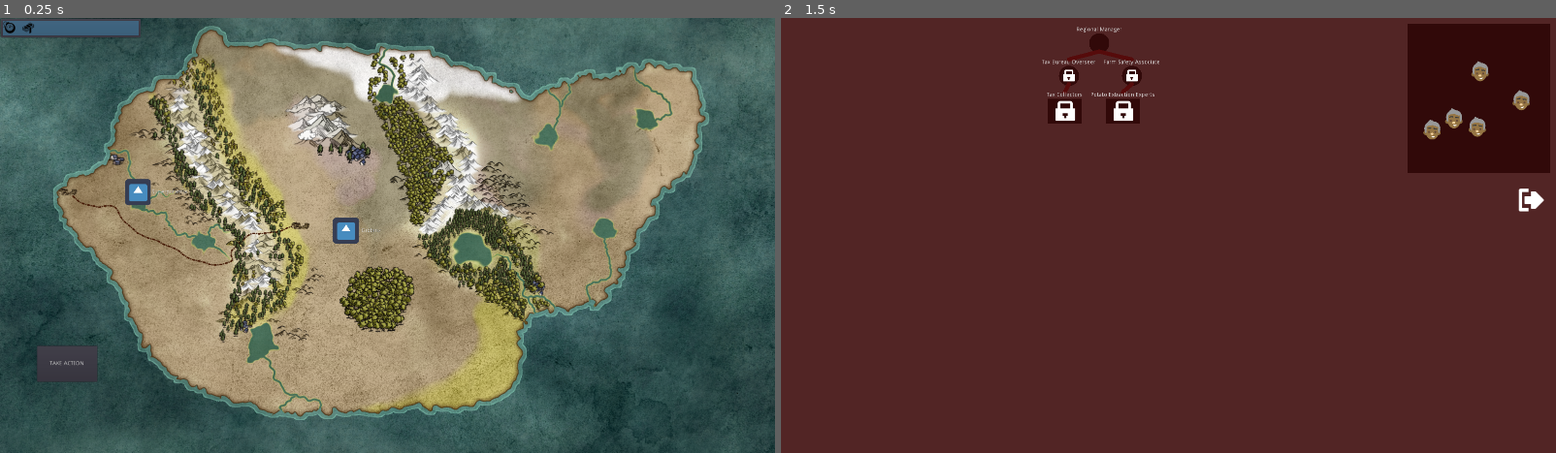
Above: before the commit, frames 1-2 (left to right).
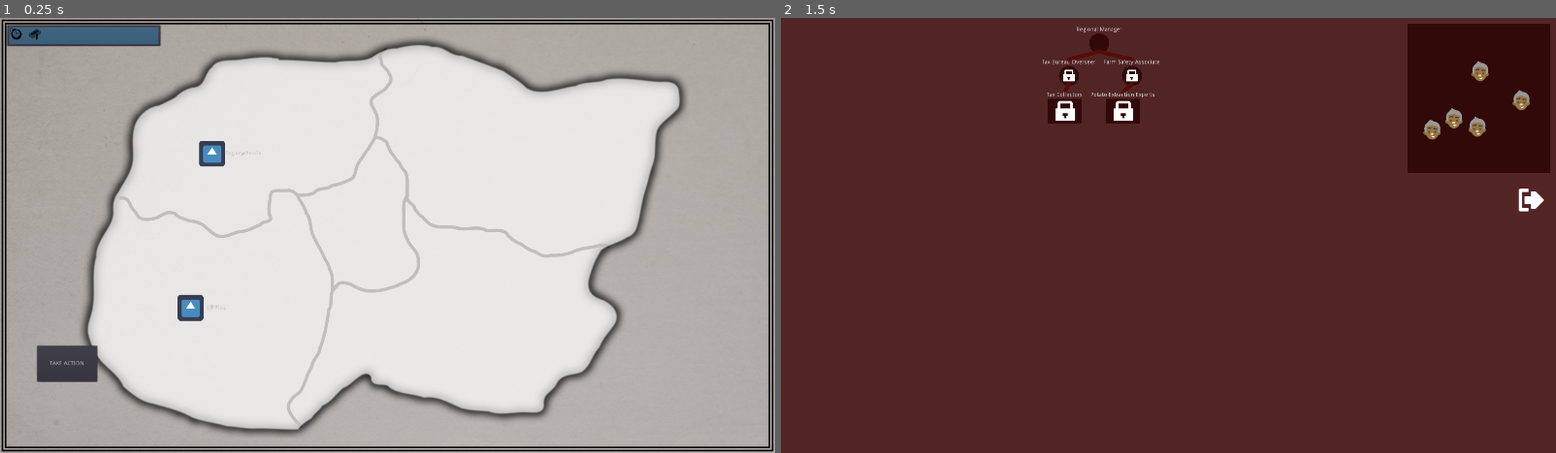
Above: after the commit, the same moments.

Repository: poohshoes/GMTK2020
Game: Godot game, scene res://World.tscn
The game is run twice, just before and just after one commit, with the same random seed, the same clock (stepped at 60 frames per second) and the same inputs. The engine's default icon, where the game draws it, is replaced by a stand-in: a white triangle on a blue panel in a dark square.
Inputs:
- Up to frame 1 (0.25 s): no input
- Up to frame 2 (1.5 s): click "Superpotamia" at 0.5 s; click "Gibbinz" at 1.25 s

The runs differ from the first frame. In frame 1, 97% of the frame differs, in the area x 0-100%, y 0-100%; in frame 2, nothing differs.

Commit message:
Added world map

Diff:
--- a/World.tscn
+++ b/World.tscn
@@ -1,6 +1,6 @@
 [gd_scene load_steps=17 format=2]
 
-[ext_resource path="res://Resources/WorldMap.png" type="Texture" id=1]
+[ext_resource path="res://Resources/WorldMap2.png" type="Texture" id=1]
 [ext_resource path="res://World.gd" type="Script" id=2]
 [ext_resource path="res://EndTurnButton.gd" type="Script" id=3]
 [ext_resource path="res://Scenes/Region.tscn" type="PackedScene" id=4]
@@ -41,41 +41,45 @@
 texture = ExtResource( 1 )
 
 [node name="ResourcesPanel" type="PanelContainer" parent="."]
-margin_right = 350.0
-margin_bottom = 50.0
+margin_left = 16.0
+margin_top = 16.0
+margin_right = 399.569
+margin_bottom = 71.4255
 size_flags_horizontal = 3
 __meta__ = {
+"_edit_group_": true,
 "_edit_use_anchors_": false
 }
 
 [node name="Background" type="ColorRect" parent="ResourcesPanel"]
 margin_left = 7.0
 margin_top = 7.0
-margin_right = 366.0
-margin_bottom = 45.0
+margin_right = 376.569
+margin_bottom = 48.4255
 color = Color( 0.258824, 0.737255, 1, 0.305882 )
 
 [node name="MarginContainer" type="MarginContainer" parent="ResourcesPanel"]
 margin_left = 7.0
 margin_top = 7.0
-margin_right = 366.0
-margin_bottom = 45.0
+margin_right = 376.569
+margin_bottom = 48.4255
 size_flags_horizontal = 3
 
 [node name="HBoxContainer" type="HBoxContainer" parent="ResourcesPanel/MarginContainer"]
-margin_right = 359.0
-margin_bottom = 38.0
+margin_right = 369.0
+margin_bottom = 41.0
 size_flags_horizontal = 3
 
 [node name="TurnIcon" type="TextureRect" parent="ResourcesPanel/MarginContainer/HBoxContainer"]
 margin_right = 32.0
-margin_bottom = 38.0
+margin_bottom = 41.0
 texture = ExtResource( 7 )
 
 [node name="TurnLabel" type="Label" parent="ResourcesPanel/MarginContainer/HBoxContainer"]
 margin_left = 36.0
+margin_top = 1.0
 margin_right = 157.0
-margin_bottom = 38.0
+margin_bottom = 39.0
 custom_fonts/font = SubResource( 1 )
 custom_colors/font_color = Color( 1, 1, 1, 1 )
 text = "Turn: 8"
@@ -87,13 +91,14 @@
 [node name="MoneyIcon" type="TextureRect" parent="ResourcesPanel/MarginContainer/HBoxContainer"]
 margin_left = 161.0
 margin_right = 193.0
-margin_bottom = 38.0
+margin_bottom = 41.0
 texture = ExtResource( 8 )
 
 [node name="MoneyLabel" type="Label" parent="ResourcesPanel/MarginContainer/HBoxContainer"]
 margin_left = 197.0
+margin_top = 1.0
 margin_right = 359.0
-margin_bottom = 38.0
+margin_bottom = 39.0
 custom_fonts/font = SubResource( 3 )
 text = "Money: 10"
 valign = 1
@@ -105,11 +110,11 @@
 [node name="Regions" type="Node2D" parent="."]
 
 [node name="RegionA" parent="Regions" instance=ExtResource( 4 )]
-position = Vector2( 304.964, 392.417 )
+position = Vector2( 488.279, 296.555 )
 region_name = "Superpotamia"
 
 [node name="RegionB" parent="Regions" instance=ExtResource( 4 )]
-position = Vector2( 820.174, 487.826 )
+position = Vector2( 435.043, 679.55 )
 region_name = "Gibbinz"
 
 [node name="EndTurnButton" type="Button" parent="."]
Binary file added: Resources/WorldMap2.png
Not shown, added: Resources/WorldMap2.png.import
